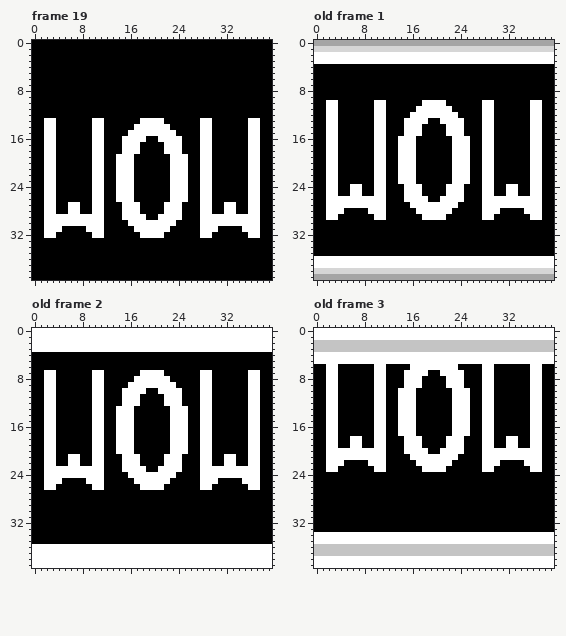
Edited in one commit: pixel-art file (Sprites/Map_Parts/MP-43-WOW.aseprite). That is the earlier state.
40x40 pixels, 19 frames. Shown: frame 19, old frame 1, old frame 2, old frame 3. The commit also changed other frames, which this record leaves out.
Once edited:
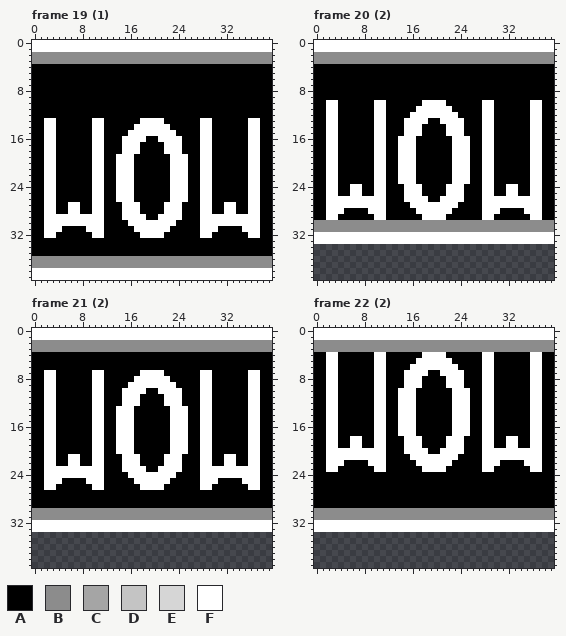
Palette (. is transparent): A #000000  B #8c8c8c  C #a5a5a5  D #c4c4c4  E #d6d6d6  F #ffffff
A new or re-ordered frame is compared with the old frame closest to it.
Change:
frames 19 -> 114
Changed rows in their new state; - is an unchanged pixel.
Frame 19 (1), layer "Layer 1":
first column x 0:
 0 FFFFFFFFFFFFFFFFFFFFFFFFFFFFFFFFFFFFFFFF
 1 FFFFFFFFFFFFFFFFFFFFFFFFFFFFFFFFFFFFFFFF
 2 BBBBBBBBBBBBBBBBBBBBBBBBBBBBBBBBBBBBBBBB
 3 BBBBBBBBBBBBBBBBBBBBBBBBBBBBBBBBBBBBBBBB
first column x 0:
36 BBBBBBBBBBBBBBBBBBBBBBBBBBBBBBBBBBBBBBBB
37 BBBBBBBBBBBBBBBBBBBBBBBBBBBBBBBBBBBBBBBB
38 FFFFFFFFFFFFFFFFFFFFFFFFFFFFFFFFFFFFFFFF
39 FFFFFFFFFFFFFFFFFFFFFFFFFFFFFFFFFFFFFFFF
Frame 20 (2) is new; against old frame 1, layers "Layer 1", "Layer 3":
first column x 0:
 0 FFFFFFFFFFFFFFFFFFFFFFFFFFFFFFFFFFFFFFFF
 1 FFFFFFFFFFFFFFFFFFFFFFFFFFFFFFFFFFFFFFFF
 2 BBBBBBBBBBBBBBBBBBBBBBBBBBBBBBBBBBBBBBBB
 3 BBBBBBBBBBBBBBBBBBBBBBBBBBBBBBBBBBBBBBBB
first column x 0:
30 BBBBBBBBBBBBBBBBBBBBBBBBBBBBBBBBBBBBBBBB
31 BBBBBBBBBBBBBBBBBBBBBBBBBBBBBBBBBBBBBBBB
32 FFFFFFFFFFFFFFFFFFFFFFFFFFFFFFFFFFFFFFFF
33 FFFFFFFFFFFFFFFFFFFFFFFFFFFFFFFFFFFFFFFF
34 ........................................
35 ........................................
36 ........................................
37 ........................................
38 ........................................
39 ........................................
Frame 21 (2) is new; against old frame 2, layers "Layer 1", "Layer 3":
first column x 0:
 2 BBBBBBBBBBBBBBBBBBBBBBBBBBBBBBBBBBBBBBBB
 3 BBBBBBBBBBBBBBBBBBBBBBBBBBBBBBBBBBBBBBBB
first column x 0:
30 BBBBBBBBBBBBBBBBBBBBBBBBBBBBBBBBBBBBBBBB
31 BBBBBBBBBBBBBBBBBBBBBBBBBBBBBBBBBBBBBBBB
32 FFFFFFFFFFFFFFFFFFFFFFFFFFFFFFFFFFFFFFFF
33 FFFFFFFFFFFFFFFFFFFFFFFFFFFFFFFFFFFFFFFF
34 ........................................
35 ........................................
36 ........................................
37 ........................................
38 ........................................
39 ........................................
Frame 22 (2) is new; against old frame 3, layer "Layer 1":
first column x 0:
 2 BBBBBBBBBBBBBBBBBBBBBBBBBBBBBBBBBBBBBBBB
 3 BBBBBBBBBBBBBBBBBBBBBBBBBBBBBBBBBBBBBBBB
 4 AA--AAAAAA--AAAAAA----AAAAAA--AAAAAA--AA
 5 AA--AAAAAA--AAAAA------AAAAA--AAAAAA--AA
first column x 0:
30 BBBBBBBBBBBBBBBBBBBBBBBBBBBBBBBBBBBBBBBB
31 BBBBBBBBBBBBBBBBBBBBBBBBBBBBBBBBBBBBBBBB
32 FFFFFFFFFFFFFFFFFFFFFFFFFFFFFFFFFFFFFFFF
33 FFFFFFFFFFFFFFFFFFFFFFFFFFFFFFFFFFFFFFFF
34 ........................................
35 ........................................
36 ........................................
37 ........................................
38 ........................................
39 ........................................
Boxes around the changes in both pictures, in picture pixels (x1, y1, x2, y2):
changed: (32, 40, 272, 64)
changed: (32, 256, 272, 280)
changed: (314, 40, 554, 64)
changed: (314, 220, 554, 280)
changed: (32, 340, 272, 352)
changed: (32, 508, 272, 568)
changed: (314, 340, 554, 364)
changed: (314, 508, 554, 568)
